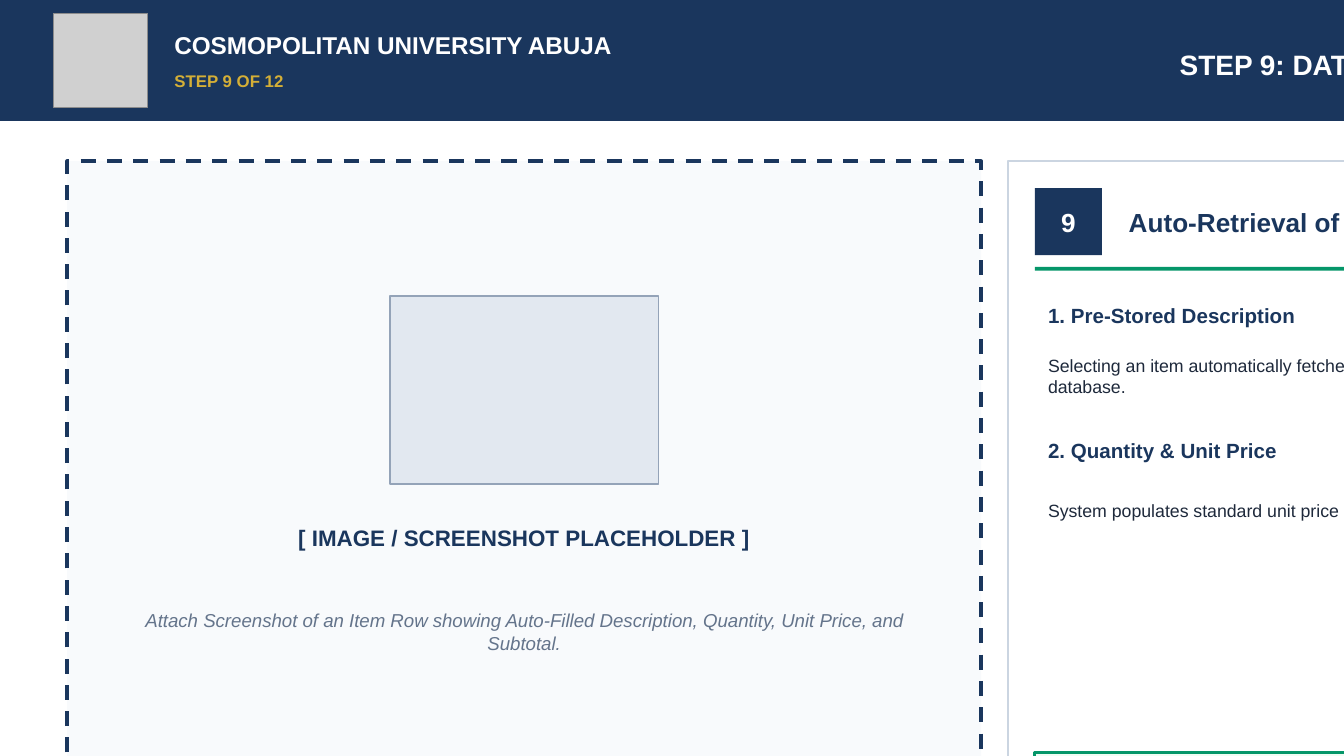
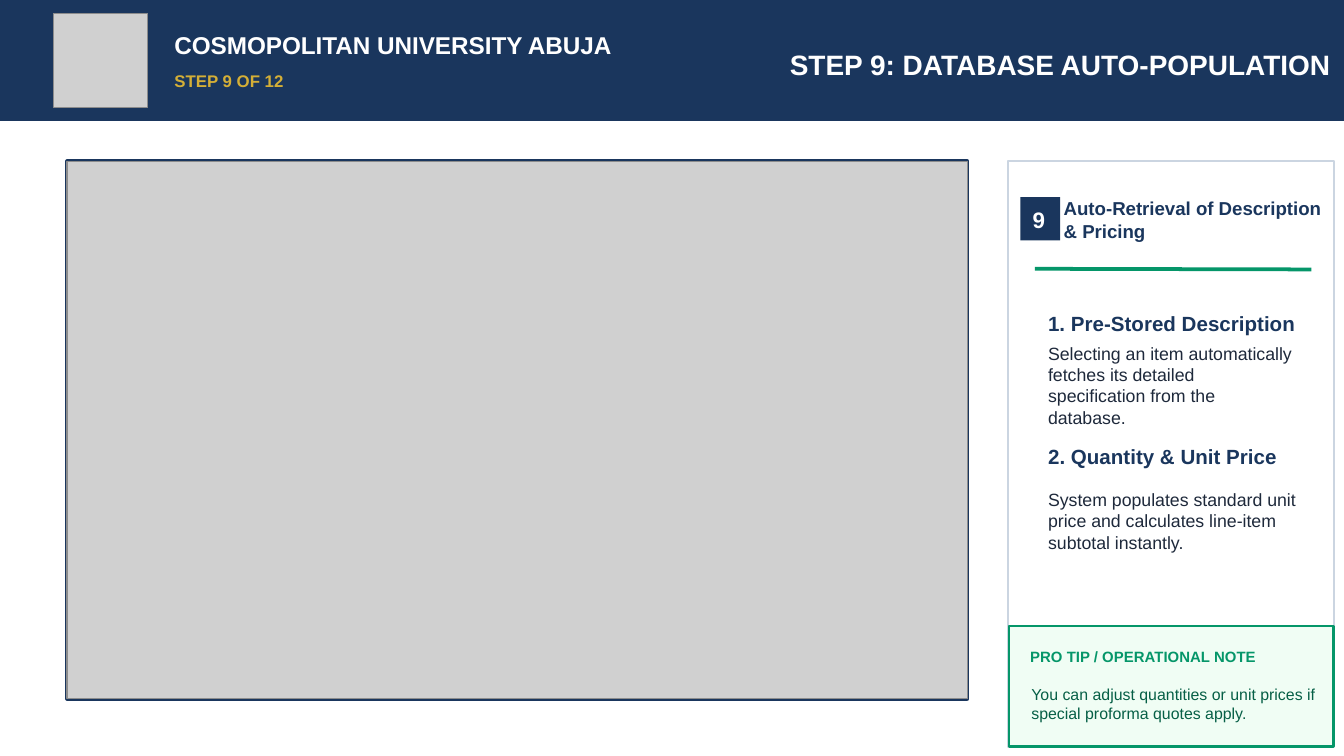
Before and after one commit to DevSadeeqSafana/CUA-MEMOTRACKER, a slide deck: slide 11 of CUAMemoTracker_User_Manual.pptx. Drawn at 1344x756 pixels with LibreOffice and Linux fonts; fonts in the diff are those of the drawing; grey boxes stand for pictures. Boxes give left, top, right and bottom in pixels: in the first picture for what was removed or moved away, otherwise in the second. Text is boxed around its words. In the diff, an @@ line names an element or a change of style, - is before the commit and + after.

```diff
--- a/CUAMemoTracker_User_Manual.pptx
+++ b/CUAMemoTracker_User_Manual.pptx
@@ text "STEP 9: DATABASE AUTO-POPULATION" rewrapped from <box>1048,55,1285,393</box> to <box>790,55,1330,76</box> @@
@@ rectangle: place and size @@
-rectangle at <box>67,161,981,756</box>
+rectangle at <box>67,161,968,699</box>
@@ rectangle at <box>67,161,968,699</box>: outline #1A365D 2 pt dashed to #1A365D 2 pt @@
@@ picture added at <box>67,161,968,699</box> @@
@@ rectangle: place and size @@
-rectangle at <box>1008,161,1344,756</box>
+rectangle at <box>1008,161,1335,747</box>
@@ text "9": place and size @@
-text "9" at <box>1061,213,1076,233</box>
+text "9" at <box>1033,212,1045,228</box>
@@ text "9" at <box>1033,212,1045,228</box>: size 14 to 12 pt @@
@@ rectangle: place and size @@
-rectangle at <box>1035,188,1102,255</box>
+rectangle at <box>1020,198,1060,241</box>
@@ rectangle at <box>1020,198,1060,241</box>: proportions changed @@
@@ text "Auto-Retrieval of Description & Pricing": place and size @@
-text "Auto-Retrieval of Description & Pricing" at <box>1129,213,1340,233</box>
+text "Auto-Retrieval of Description & Pricing" at <box>1064,201,1321,242</box>
@@ text "Auto-Retrieval of Description & Pricing" at <box>1064,201,1321,242</box>: size 14 to 10 pt @@
@@ line moved from (1035, 269) - (1344, 269) to (1035, 269) - (1312, 269) @@
@@ rectangle removed at <box>390,296,659,484</box> @@
@@ text "1. Pre-Stored Description": place and size @@
-text "1. Pre-Stored Description" at <box>1048,308,1295,328</box>
+text "1. Pre-Stored Description" at <box>1048,316,1295,336</box>
@@ text "Selecting an item automatically fetches ..." rewrapped from <box>1048,359,1292,376</box> to <box>1048,347,1292,424</box> @@
@@ text "2. Quantity & Unit Price": place and size @@
-text "2. Quantity & Unit Price" at <box>1048,443,1276,463</box>
+text "2. Quantity & Unit Price" at <box>1048,449,1276,469</box>
@@ text "System populates standard unit price ..." rewrapped from <box>872,504,1339,627</box> to <box>1048,493,1296,553</box> @@
@@ text removed at <box>312,530,735,547</box> @@
-[ IMAGE / SCREENSHOT PLACEHOLDER ]
@@ text removed at <box>145,613,868,650</box> @@
-Attach Screenshot of an Item Row showing Auto-Filled Description, Quantity, Unit Price, and Subtotal.
@@ rectangle: place and size @@
-rectangle at <box>1035,753,1344,756</box>
+rectangle at <box>1009,626,1333,747</box>
@@ text added at <box>1030,651,1256,662</box>, 8 pt, text #059669, bold @@
+PRO TIP / OPERATIONAL NOTE
@@ text added at <box>1031,688,1315,723</box>, 8.5 pt, text #065F46 @@
+You can adjust quantities or unit prices if special proforma quotes apply.
```
Also in this commit, not shown: 14 other slides changed, 21 other files.
